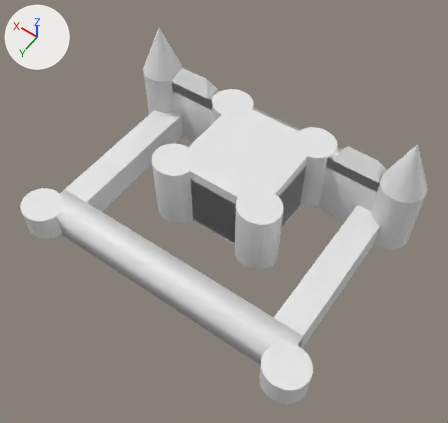
What one commit did to the Blender file Chateau de Chambord.blend.
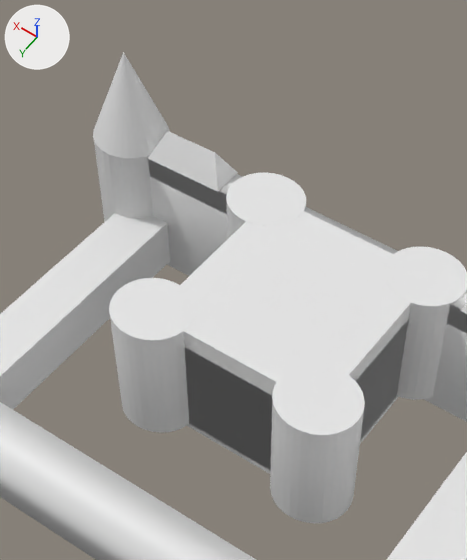
The first picture shows the older version from a 50 mm camera at (92.2, 38.5, 57.5) aimed at (116.2, 4.9, 4.6). The close-ups show both versions on the part from 21% to 75% of the width and 0% to 68% of the height of that picture; other places that the commit changed are outside them. Every picture has the same lights, and +X, +Y and +Z are marked at upper left.

The scene before the commit, as lines of its bpy script (objects in view):
```python
ob_cone_001 = bpy.data.objects.new('Cone.001', me_cone_012)
ob_cone_001.location = (134.24, -7.3, 10.45)
ob_cone_001.scale = (2.51, 2.42, 3.09)
ob_cube_005 = bpy.data.objects.new('Cube.005', me_cube_005)
ob_cube_005.location = (103.76, -2.57, 0.49)
ob_cube_005.scale = (1.72, 5.14, 1.78)
ob_cube_009 = bpy.data.objects.new('Cube.009', me_cube_014)
ob_cube_009.location = (129.22, -7.14, 8.27)
ob_cube_009.rotation_euler = (0.0, 0.0, -3.127)  # degrees (0, 0, -179)
ob_cube_009.scale = (0.903, 1.08, 0.948)
ob_cylinder_002 = bpy.data.objects.new('Cylinder.002', me_cylinder_003)
ob_cylinder_002.location = (112.32, -7.27, 0.59)
ob_cylinder_002.scale = (1.12, 1.05, 0.757)
ob_cylinder_003 = bpy.data.objects.new('Cylinder.003', me_cylinder_004)
ob_cylinder_003.location = (123.6, -7.27, 0.59)
ob_cylinder_003.scale = (1.12, 1.05, 0.757)
ob_cylinder_004 = bpy.data.objects.new('Cylinder.004', me_cylinder_005)
ob_cylinder_004.location = (123.6, 3.94, 0.59)
ob_cylinder_004.scale = (1.12, 1.05, 0.757)
ob_cylinder_005 = bpy.data.objects.new('Cylinder.005', me_cylinder_006)
ob_cylinder_005.location = (112.36, 3.94, 0.59)
ob_cylinder_005.scale = (1.12, 1.05, 0.757)
# me_cube_014
# before: 9 (3.06, 1.0, -1.0), 10 (3.06, -1.0, -1.0), 65 (2.91, 0.85, -0.71), 66 (2.91, -0.85, -0.71)
# before: 12 (-2.98, 1.0, -1.0), 13 (-2.98, -1.0, -1.0), 53 (-2.42, 0.43, 0.13), 64 (-2.42, -0.43, 0.13)
# also in view: 'Cube.002' at (103.8, 7.0, 0.5); 'Cube.003' at (117.7, -1.7, 3.0); 'Cube.006' at (118.1, -7.2, 2.8); 'Cube.004' at (132.5, 7.0, 0.5); 'Cylinder.007' at (134.2, -7.3, 3.2)
```
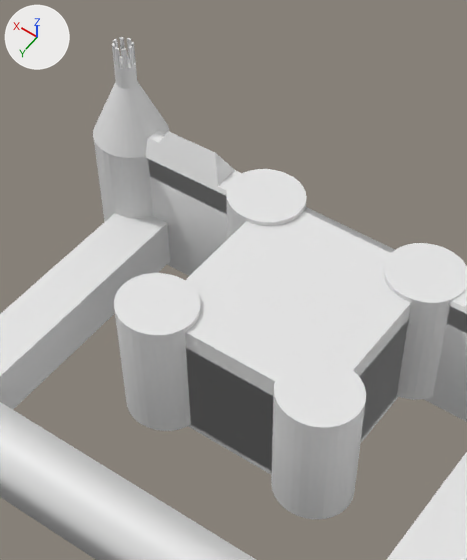
Boxes (x1, y1, x2, y2) around the edits, measured in the close-ups (467 x 560 px):
'Cylinder.005', reshaped, moved: before (270, 364, 365, 523); after (271, 357, 366, 520)
'Cylinder.004', reshaped, moved: before (109, 278, 196, 433); after (114, 273, 201, 431)
'Cylinder.002', reshaped: before (384, 247, 467, 400); after (384, 243, 467, 400)
'Cone.001', moved, rescaled: before (93, 52, 170, 159); after (93, 81, 170, 158)
'Cylinder.003', reshaped: before (226, 173, 306, 239); after (226, 169, 307, 239)
'Cube.009', reshaped: before (148, 131, 238, 192); after (145, 130, 242, 196)
'Cylinder.009', added: after (112, 37, 137, 89)
part 1 of me_cylinder_003, built on: before (384, 247, 467, 306); after (384, 243, 467, 306)
part 2 of me_cylinder_004, built on: before (226, 173, 306, 226); after (226, 169, 307, 226)
part 3 of me_cylinder_005, built on: before (109, 278, 196, 340); after (114, 273, 201, 339)
part 4 of me_cylinder_006, built on: before (272, 364, 365, 435); after (274, 357, 366, 431)
part 5 of me_cube_014, built on: before (217, 170, 238, 191); after (218, 170, 242, 196)
part 6 of me_cube_014, built on: after (145, 130, 165, 158)

The edits, one by one:
me_cylinder_003 is used by ob_cylinder_002; location (112.32, -7.27, 0.59); scale (1.12, 1.05, 0.757).
me_cylinder_003 had 224 vertices, 194 faces and spanned x -2.23..2.23, y -2.23..2.23, z -2.23..8.98.
me_cylinder_003 now has 256 vertices, 226 faces and spans x -2.23..2.23, y -2.23..2.23, z -2.23..9.36.
Part 1, on me_cylinder_003:
1 face is deleted.
32 new vertices lie (0.0, 0.0, 0.38) away from vertices in x -2.23..2.23, y -2.23..2.23, z 8.98.
33 new faces join them.
me_cylinder_004 is used by ob_cylinder_003; location (123.6, -7.27, 0.59); scale (1.12, 1.05, 0.757).
me_cylinder_004 had 224 vertices, 194 faces and spanned x -2.23..2.23, y -2.23..2.23, z -2.23..8.98.
me_cylinder_004 now has 256 vertices, 226 faces and spans x -2.23..2.23, y -2.23..2.23, z -2.23..9.36.
Part 2, on me_cylinder_004:
1 face is deleted.
32 new vertices lie (0.0, 0.0, 0.38) away from vertices in x -2.23..2.23, y -2.23..2.23, z 8.98.
33 new faces join them.
me_cylinder_005 is used by ob_cylinder_004; location (123.6, 3.94, 0.59); scale (1.12, 1.05, 0.757).
me_cylinder_005 had 224 vertices, 194 faces and spanned x -2.23..2.23, y -2.23..2.23, z -2.23..8.98.
me_cylinder_005 now has 256 vertices, 226 faces and spans x -2.23..2.23, y -2.23..2.23, z -2.23..9.36.
Part 3, on me_cylinder_005:
1 face is deleted.
32 new vertices lie (0.0, 0.0, 0.38) away from vertices in x -2.23..2.23, y -2.23..2.23, z 8.98.
33 new faces join them.
me_cylinder_006 is used by ob_cylinder_005; location (112.36, 3.94, 0.59); scale (1.12, 1.05, 0.757).
me_cylinder_006 had 224 vertices, 194 faces and spanned x -2.23..2.23, y -2.23..2.23, z -2.23..8.98.
me_cylinder_006 now has 256 vertices, 226 faces and spans x -2.23..2.23, y -2.23..2.23, z -2.23..9.36.
Part 4, on me_cylinder_006:
1 face is deleted.
32 new vertices lie (0.0, 0.0, 0.38) away from vertices in x -2.23..2.23, y -2.23..2.23, z 8.98.
33 new faces join them.
me_cube_014 has 67 vertices, 48 faces and spans x -2.98..3.06, y -1.0..1.0, z -1.0..1.0.
me_cube_014 is used by ob_cube_009; location (129.22, -7.14, 8.27); rotation (0.0, 0.0, -3.127), in degrees (0, 0, -179); scale (0.903, 1.08, 0.948).
Verts and faces of me_cube_014; kept vertices keep their numbers, new ones are numbered from 67.
Part 5, on me_cube_014:
Faces deleted: (9, 65, 66, 10).
New vertices 71, 72, 73 stand at vertices 9, 10, 65, in that order, plus (1.16, -0.01, 0.0).
New vertex 74 is at (4.07, -0.87, -0.71).
New faces: (9, 65, 73, 71), (71, 73, 74, 72), (10, 72, 74, 66), (9, 71, 72, 10), (65, 66, 74, 73).
Part 6, on me_cube_014:
Faces deleted: (12, 13, 64, 53).
New vertices 67 to 70 stand at vertices 12, 13, 53, 64, in that order, plus (-1.69, 0.02, 0.0).
New faces: (12, 67, 69, 53), (67, 68, 70, 69), (13, 64, 70, 68), (12, 13, 68, 67), (53, 69, 70, 64).
Mesh me_cylinder_008 is new.
It has 872 vertices, 802 faces and spans x -1.0..1.0, y -1.0..1.0, z -1.0..2.49.
Object 'Cylinder.004' (ob_cylinder_004) moves from (123.6, 3.94, 0.59) to (123.44, 3.68, 0.59).
Object 'Cylinder.005' (ob_cylinder_005) moves from (112.36, 3.94, 0.59) to (112.46, 3.68, 0.59).
Object 'Cone.001' (ob_cone_001) moves from (134.24, -7.3, 10.45) to (134.24, -7.3, 10.1).
Object 'Cone.001' (ob_cone_001) is rescaled from (2.51, 2.42, 3.09) to (2.51, 2.42, 2.69).
Object 'Cylinder.009' (ob_cylinder_009) is new; it shows me_cylinder_008.
Its location is (134.22, -7.31, 11.77).
Its scale is (0.678, 0.648, 0.948).
It gains a CURVE modifier named 'Curve'.
It gains a BOOLEAN modifier named 'Boolean'.
